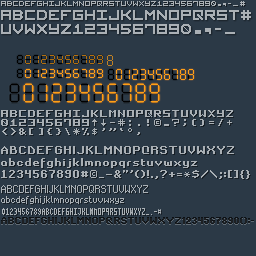
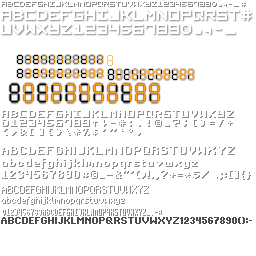
Comparing the layer stacks of the two 256px x 256px images. Changes:
painted on "Layer 87 copy 2" over (x1=166, y1=217, x2=254, y2=224)
painted on "Layer 87 copy" over (x1=166, y1=218, x2=254, y2=225)
hid "Rectangle 1" over (x1=0, y1=0, x2=256, y2=256)
